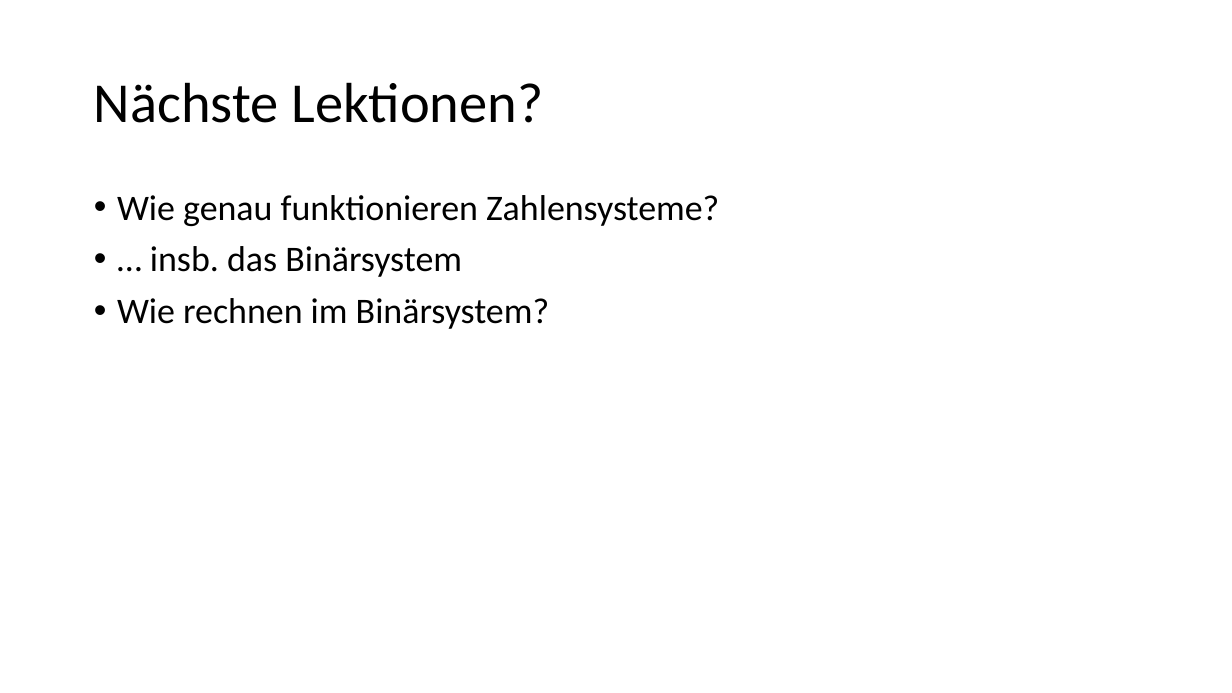
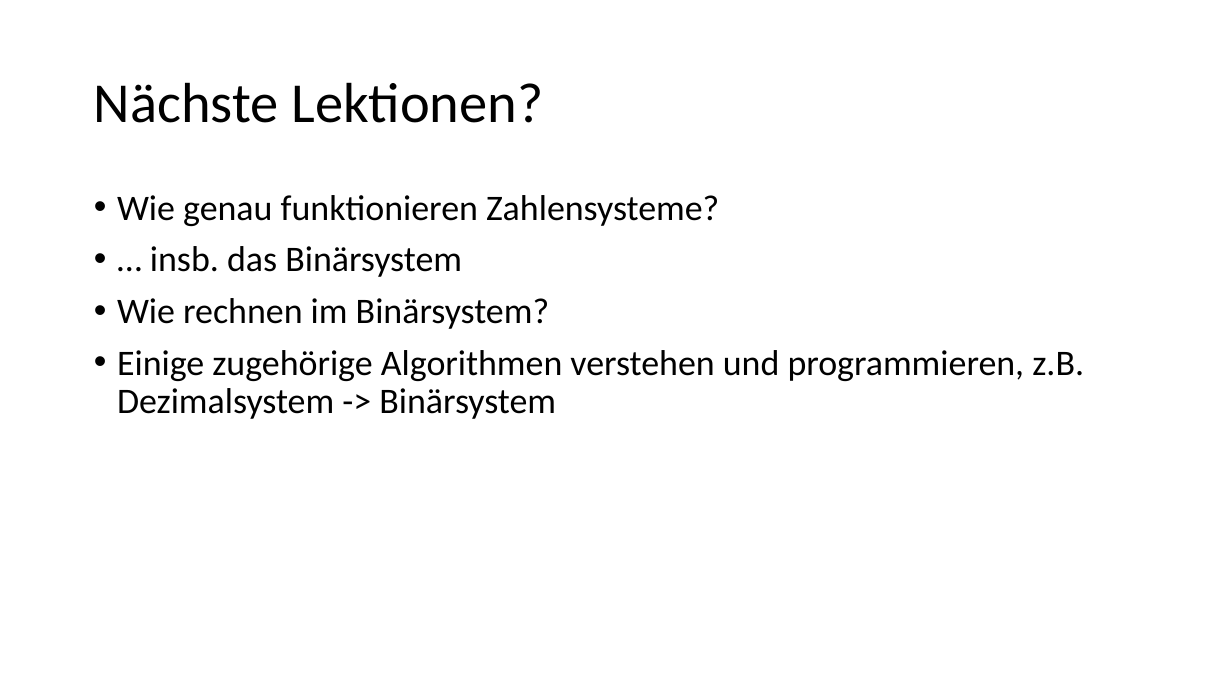
Before and after one commit to tkilla77/ksr_gfif_hardware, a slide deck: slide 12 of 2020_21_gfif_zahlensysteme_slides.pptx (slide 11 before the commit). Drawn at 1232x693 pixels with LibreOffice and Linux fonts; fonts in the diff are those of the drawing. Boxes give left, top, right and bottom in pixels: in the first picture for what was removed or moved away, otherwise in the second. Text is boxed around its words. In the diff, an @@ line names an element or a change of style, - is before the commit and + after.

```diff
--- a/2020_21_gfif_zahlensysteme_slides.pptx
+++ b/2020_21_gfif_zahlensysteme_slides.pptx
@@ text at bbox=[117, 350, 1084, 419]: paragraph added @@
+• Einige zugehörige Algorithmen verstehen und programmieren, z.B. Dezimalsystem -> Binärsystem
```
Also in this commit, not shown: 1 other slide changed, 1 slide added, 3 other files.
